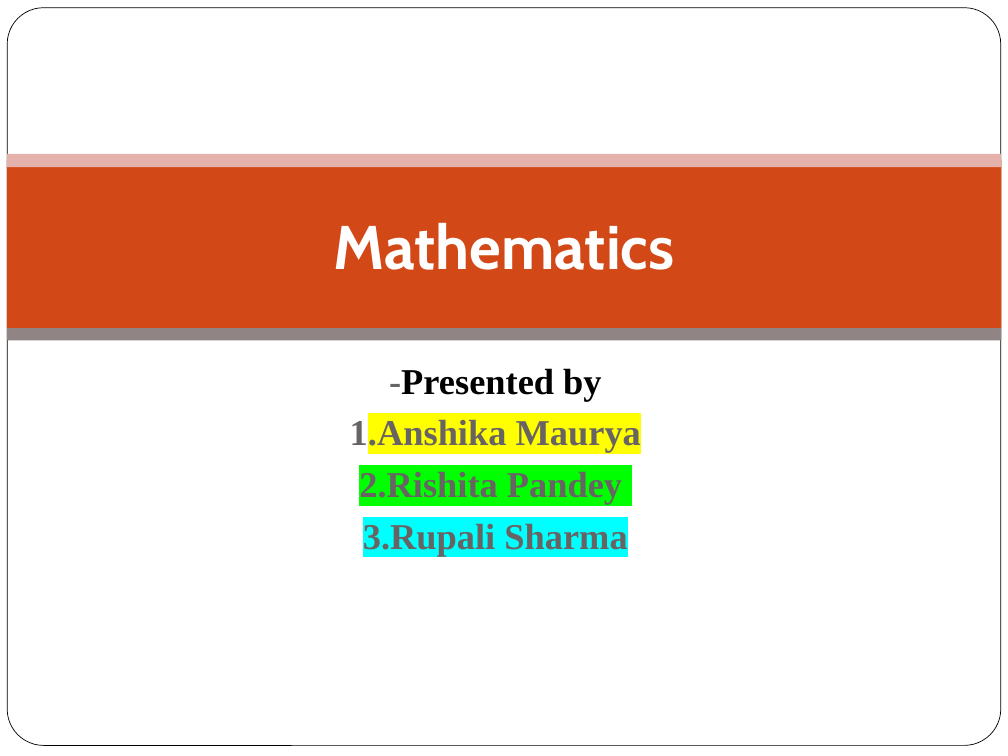
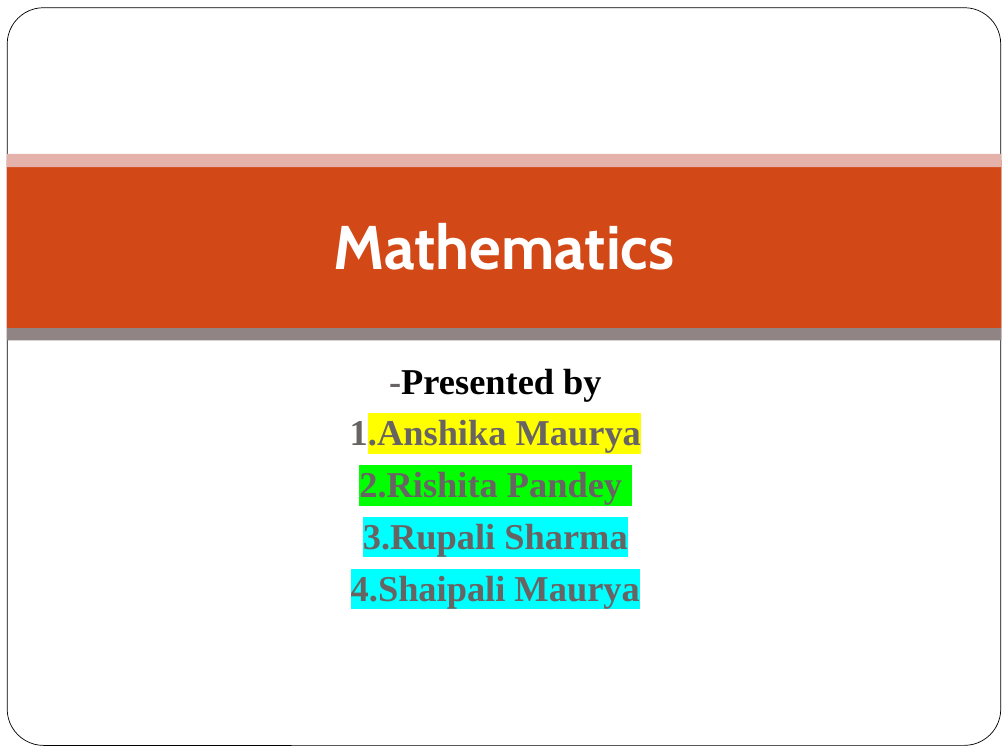
Before and after one commit to R5207644/college_website, a slide deck: slide 1 of static/final.pptx. Drawn at 1008x756 pixels with LibreOffice and Linux fonts; fonts in the diff are those of the drawing; background and template pictures are left out. Boxes give left, top, right and bottom in pixels: in the first picture for what was removed or moved away, otherwise in the second. Text is boxed around its words. In the diff, an @@ line names an element or a change of style, - is before the commit and + after.

```diff
--- a/static/final.pptx
+++ b/static/final.pptx
@@ subtitle at <box>351,576,639,608</box>: paragraph added @@
+4.Shaipali Maurya
```
Also in this commit, not shown: 1 slide added, 18 other files.
